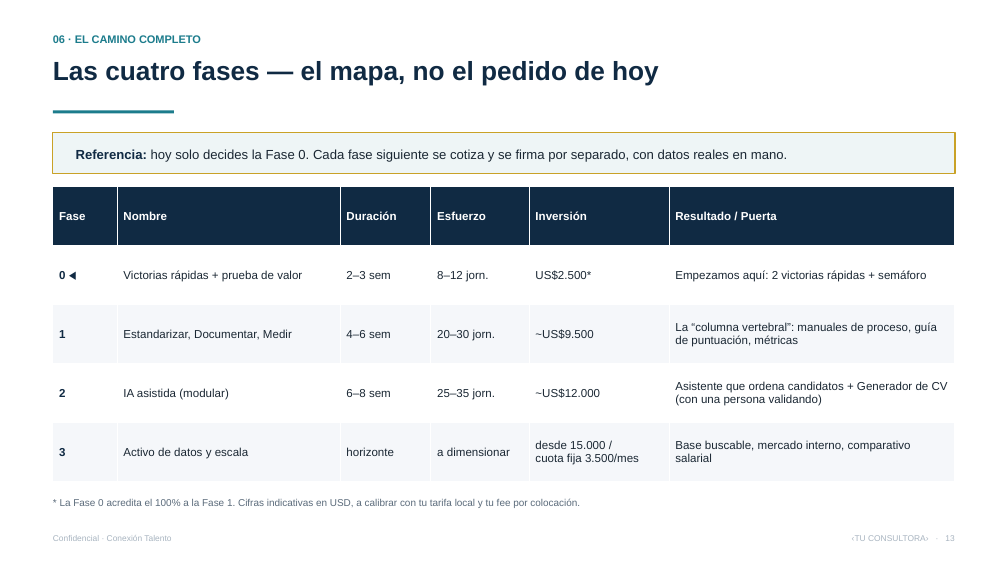
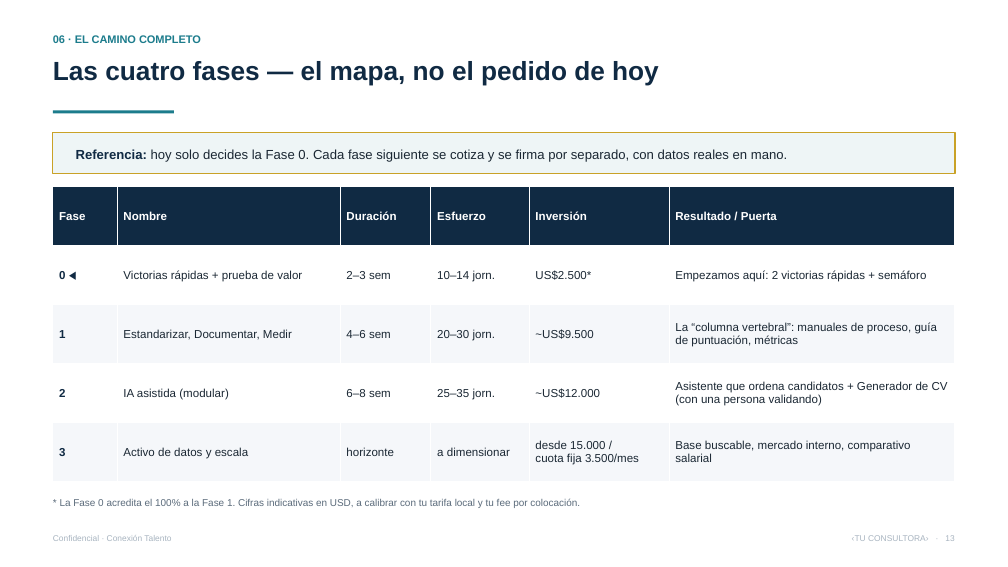
Before and after one commit to vverlaine/conexion-talento-ia, a slide deck: slide 13 of 04-propuesta/Presentacion-Conexion-Talento.pptx. Drawn at 1008x567 pixels with LibreOffice and Linux fonts; fonts in the diff are those of the drawing. Boxes give left, top, right and bottom in pixels: in the first picture for what was removed or moved away, otherwise in the second. Text is boxed around its words. In the diff, an @@ line names an element or a change of style, - is before the commit and + after.

```diff
--- a/04-propuesta/Presentacion-Conexion-Talento.pptx
+++ b/04-propuesta/Presentacion-Conexion-Talento.pptx
@@ table at [53,187,955,482] @@
-row 2, column 4: 8–12 jorn.
+row 2, column 4: 10–14 jorn.
```
Also in this commit, not shown: 5 other files.
